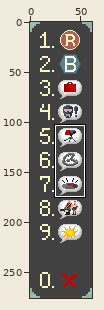
One commit to this sprite sheet: Source/gg2/Sprites/HUDs/Menus/BubbleMenuXS.images/image 0.png. Above, an overview of the earlier version with the close-up marked.
Close-up. Old version:
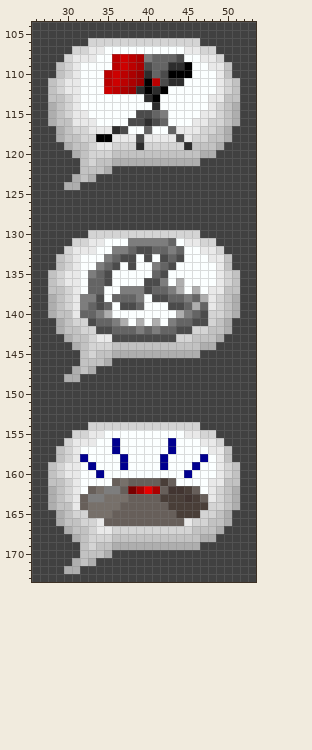
The file is 62x276 pixels. Colours within 5 levels of each other are drawn and written as one. Shown: x 26..53, y 104..173.
And afterwards:
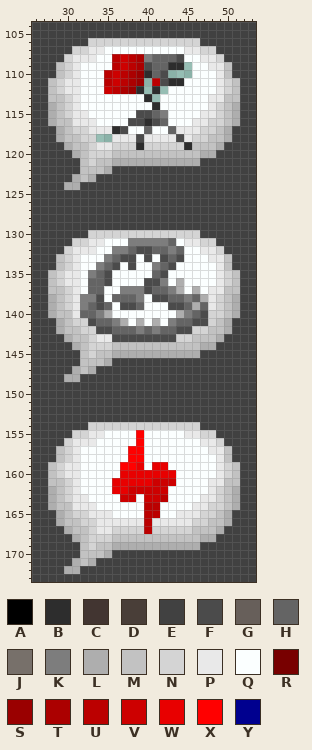
Palette (. is transparent): A #000000  B #2d2d2d  C #423531  D #493e38  E #414141  F #4b4b4b  G #675f5a  H #646464  J #77706a  K #7d7d7d  L #aeaeae  M #c2c2c2  N #d4d4d4  P #e9e9e9  Q #fbffff  R #780000  S #9a0000  T #ab0000  U #bb0000  V #cd0000  W #e80000  X #ff0000  Y #00008f
What changed:
y 109: x 45 A -> .
y 110: x 43..45 AAA -> ...
y 111: x 40 A -> .
y 112: x 40 A -> .; x 42 A -> .
y 113: x 41 A -> .
y 118: x 34..35 AA -> ..
y 155: x 39 Q -> X
y 156: x 36 Y -> Q; x 39 Q -> X; x 43 Y -> Q
y 157: x 36 Y -> Q; x 38..39 QQ -> XX; x 43 Y -> Q
y 158: x 32 Y -> Q; x 37..39 YQQ -> QXX; x 42 Y -> Q; x 47 Y -> Q
y 159: x 33 Y -> Q; x 37..39 YQQ -> XXW; x 41..42 QY -> WW; x 46 Y -> Q
y 160: x 34 Y -> Q; x 37..43 QQQQQQQ -> WWWWWWW; x 45 Y -> Q
y 161: x 36..43 GJGGGGDG -> WWWWWVVV
y 162: x 33..46 GJKKGRTWTGCCDG -> QQQWWVVVVVQQQQ
y 163: x 32..47 GKKJJJGGGGDDDCDG -> PQQQQVVQVVUQQQQP
y 164: x 32..47 GJJJJGGGGGGDDDDD -> PPQQQQQQUUQQQQPP
y 165: x 33..46 JJJGGGGGGGGDDD -> PPPQQQQUUQQPPP
y 166: x 35..44 GGGGGGGGGG -> PPPPPUPPPP
y 167: x 40 N -> U
Boxes around the changes in both close-ups, in picture pixels (x1, y1, x2, y2):
erased: (144, 62, 192, 102)
erased: (96, 134, 112, 142)
changed: (80, 430, 208, 534)
